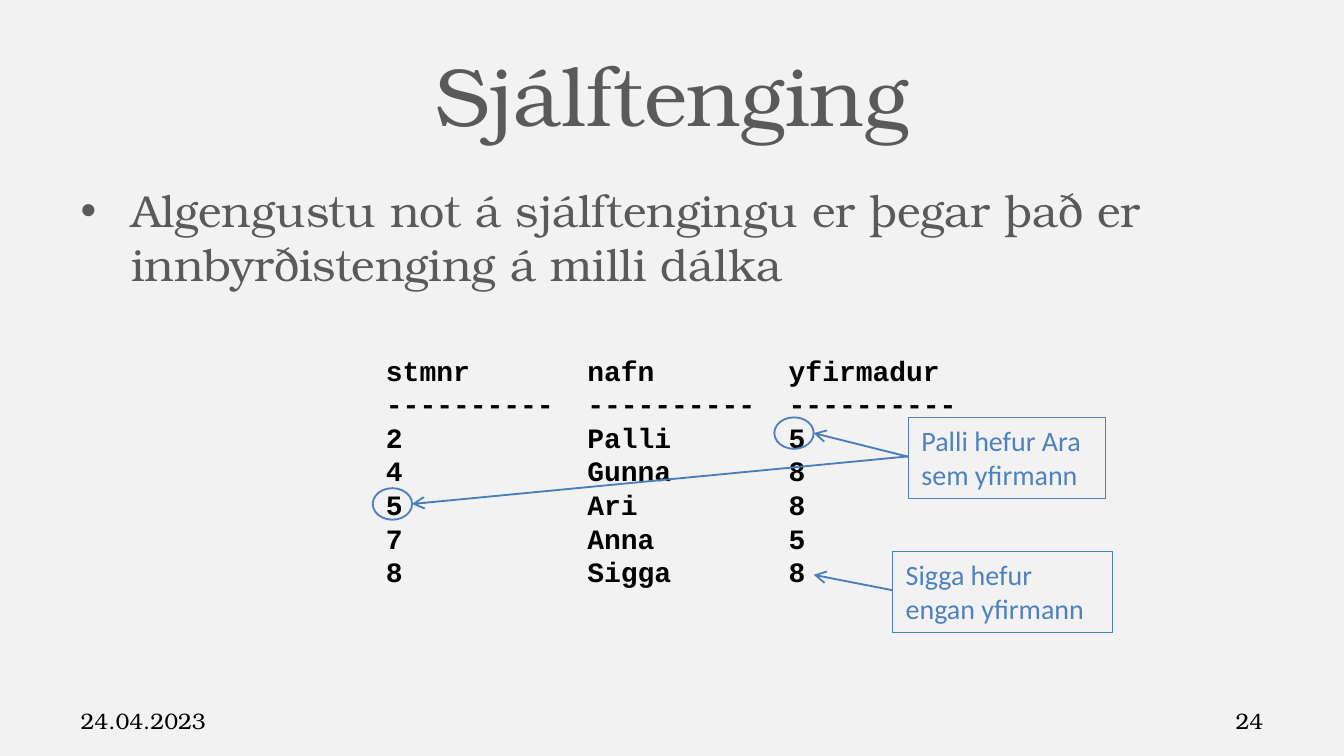
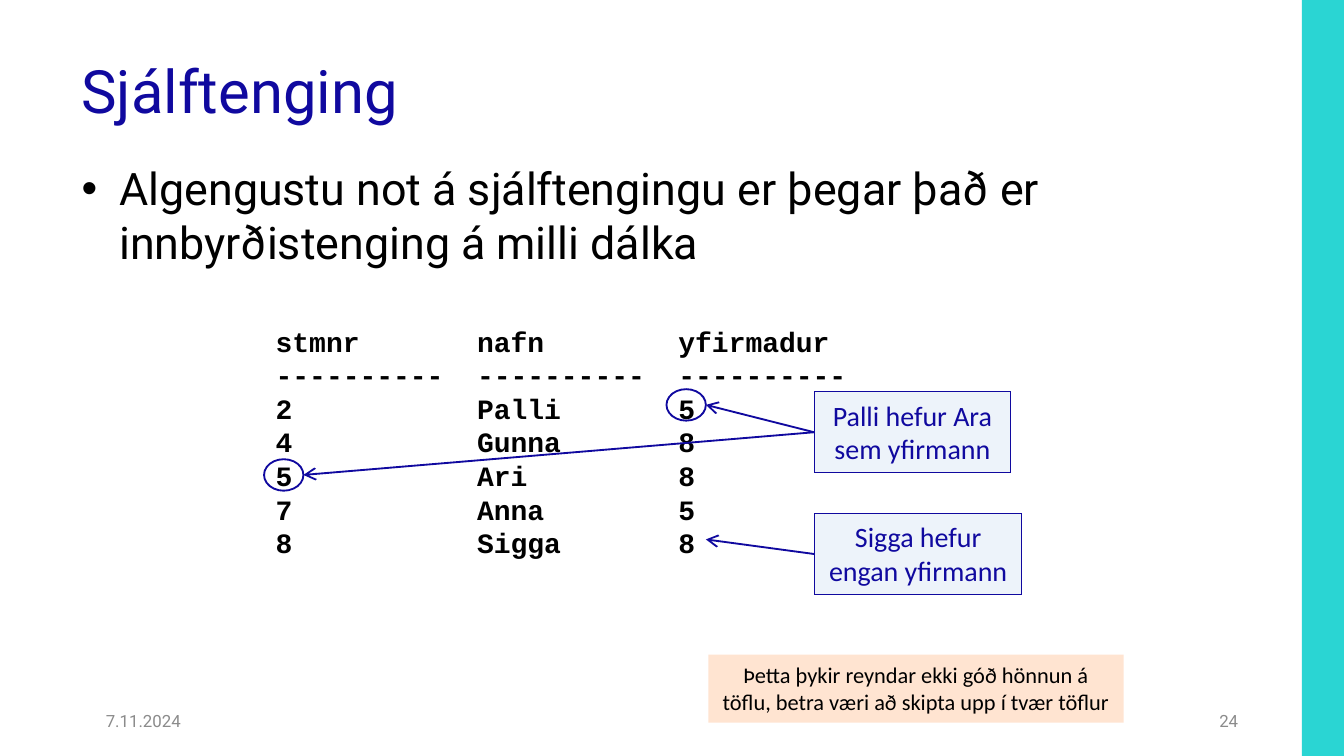
Before and after one commit to Hjalmtyr/SQL2, a slide deck: slide 24 of SQL-II.pptx. Drawn at 1344x756 pixels with LibreOffice and Linux fonts; fonts in the diff are those of the drawing; background and template pictures are left out. Boxes give left, top, right and bottom in pixels: in the first picture for what was removed or moved away, otherwise in the second. Text is boxed around its words. In the diff, an @@ line names an element or a change of style, - is before the commit and + after.

```diff
--- a/SQL-II.pptx
+++ b/SQL-II.pptx
@@ background #F2F2F2 to #FFFFFF @@
@@ rectangle added at <box>1302,0,1344,756</box>, fill #2AD5D3 @@
@@ title "Sjálftenging": place and size @@
-title "Sjálftenging" at <box>435,66,908,145</box>
+title "Sjálftenging" at <box>82,67,398,126</box>
@@ title "Sjálftenging" at <box>82,67,398,126</box>: size 44 to 32 pt, font TeX Gyre Bonum to Roboto, text colour #5A5A5A to #10099F; alignment centre to left; line spacing 1 to 0.9; vertical alignment middle to bottom @@
@@ text "Algengustu not á sjálftengingu er ...": place and size @@
-text "Algengustu not á sjálftengingu er ..." at <box>131,193,1140,292</box>
+text "Algengustu not á sjálftengingu er ..." at <box>119,170,1039,269</box>
@@ text "Algengustu not á sjálftengingu er ..." at <box>119,170,1039,269</box>: font TeX Gyre Bonum to Roboto, text colour #5A5A5A to #000000; indent changed @@
@@ text "stmnr nafn yfirmadur": place and size @@
-text "stmnr nafn yfirmadur" at <box>386,361,940,583</box>
+text "stmnr nafn yfirmadur" at <box>276,332,829,554</box>
@@ ellipse: place and size @@
-ellipse at <box>774,418,813,449</box>
+ellipse at <box>667,390,706,421</box>
@@ ellipse at <box>667,390,706,421</box>: outline #4F81BD 1 pt to #10099F 1 pt @@
@@ arrow moved from (909, 457) - (813, 433) to (814, 433) - (706, 405) @@
@@ arrow (814, 433) - (706, 405): stroke #4B7EBC 1 pt to #10099F 1 pt @@
@@ rectangle "Palli hefur Ara sem yfirmann": place and size @@
-rectangle "Palli hefur Ara sem yfirmann" at <box>909,418,1105,500</box>
+rectangle "Palli hefur Ara sem yfirmann" at <box>814,391,1011,473</box>
@@ rectangle "Palli hefur Ara sem yfirmann" at <box>814,391,1011,473</box>: text colour #4F81BD to #10099F; alignment left to centre; fill none to #C6D9F1 at 30% opacity; outline #4F81BD 0.75 pt to #10099F 0.75 pt @@
@@ arrow moved from (909, 457) - (413, 504) to (814, 433) - (304, 474) @@
@@ arrow (814, 433) - (304, 474): stroke #4B7EBC 1 pt to #10099F 1 pt @@
@@ ellipse: place and size @@
-ellipse at <box>372,488,411,519</box>
+ellipse at <box>265,460,304,491</box>
@@ ellipse at <box>265,460,304,491</box>: outline #4F81BD 1 pt to #10099F 1 pt @@
@@ arrow moved from (892, 590) - (813, 575) to (814, 554) - (706, 539) @@
@@ arrow (814, 554) - (706, 539): stroke #4B7EBC 1 pt to #10099F 1 pt @@
@@ rectangle "Sigga hefur engan yfirmann" at <box>814,513,1023,595</box>: text colour #4F81BD to #10099F; alignment left to centre; fill none to #C6D9F1 at 30% opacity; outline #4F81BD 0.75 pt to #10099F 0.75 pt @@
@@ rectangle "Sigga hefur engan yfirmann": place and size @@
-rectangle "Sigga hefur engan yfirmann" at <box>892,551,1113,633</box>
+rectangle "Sigga hefur engan yfirmann" at <box>814,513,1023,595</box>
@@ rectangle added at <box>708,655,1124,722</box>, fill #FFE4D1, 12 pt, text #000000 @@
+Þetta þykir reyndar ekki góð hönnun á töflu, betra væri að skipta upp í tvær töflur
@@ text at <box>106,715,181,727</box>: text changed; size 12 to 9 pt; font TeX Gyre Bonum to Roboto; text colour #000000 to #8C8C8C @@
-24.04.2023
+7.11.2024
@@ page number: place and size @@
-page number at <box>1236,713,1264,729</box>
+page number at <box>1219,715,1238,727</box>
@@ page number at <box>1219,715,1238,727</box>: size 12 to 9 pt, font TeX Gyre Bonum to Roboto, text colour #000000 to #8C8C8C @@
```
Also in this commit, not shown: 81 other slides changed, 21 other files.
